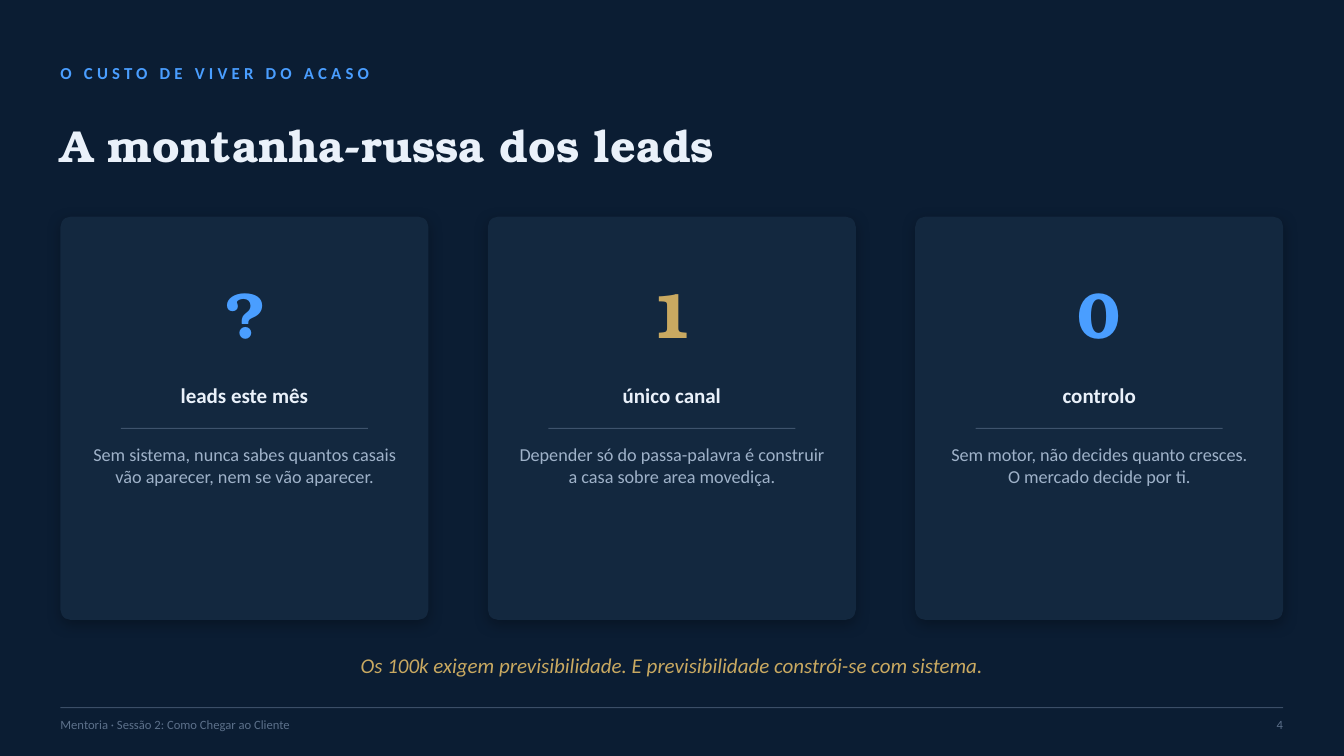
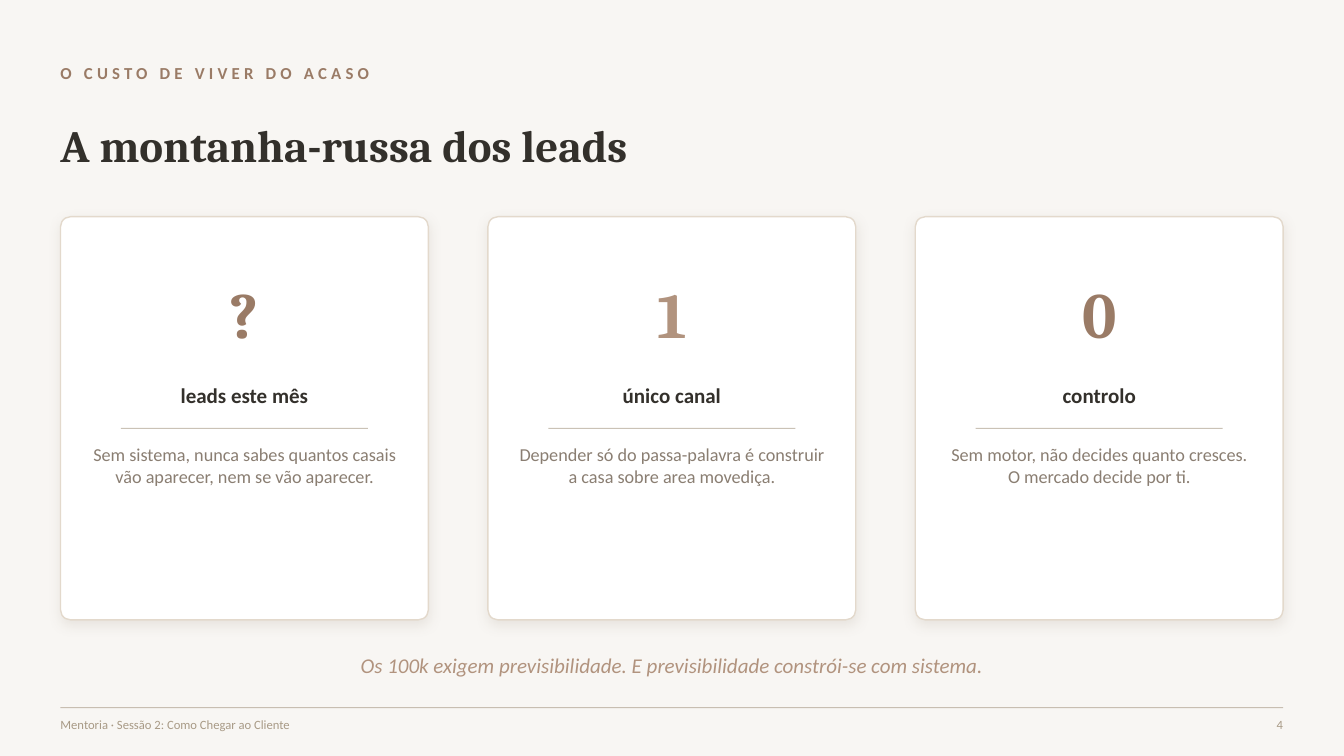
Before and after one commit to geralrlphoto/rl-menu, a slide deck: slide 4 of public/wedding-mentor-files/S2_Atracao.pptx. Drawn at 1344x756 pixels with LibreOffice and Linux fonts; fonts in the diff are those of the drawing. Boxes give left, top, right and bottom in pixels: in the first picture for what was removed or moved away, otherwise in the second. Text is boxed around its words. In the diff, an @@ line names an element or a change of style, - is before the commit and + after.

```diff
--- a/public/wedding-mentor-files/S2_Atracao.pptx
+++ b/public/wedding-mentor-files/S2_Atracao.pptx
@@ background #0B1D33 to #F8F6F3 @@
@@ text "O CUSTO DE VIVER DO ..." at (x1=60, y1=68, x2=369, y2=79): text colour #4A9EFF to #9A7B66 @@
@@ text "A montanha-russa dos leads" at (x1=60, y1=131, x2=627, y2=163): font TeX Gyre Bonum to Cambria, text colour #EAF1FA to #33302B @@
@@ fill #13283F to #FFFFFF; outline none to #E3D9CC 1 pt; shadow changed in 3 elements at (x1=60, y1=217, x2=429, y2=620), (x1=488, y1=217, x2=856, y2=620), (x1=915, y1=217, x2=1284, y2=620) @@
@@ text "?" at (x1=76, y1=252, x2=413, y2=373): font TeX Gyre Bonum to Cambria, text colour #4A9EFF to #9A7B66 @@
@@ text "1" at (x1=657, y1=295, x2=686, y2=338): font TeX Gyre Bonum to Cambria, text colour #C9A961 to #B1937E @@
@@ text "0" at (x1=1082, y1=294, x2=1116, y2=339): font TeX Gyre Bonum to Cambria, text colour #4A9EFF to #9A7B66 @@
@@ text colour #EAF1FA to #33302B in 3 elements at (x1=181, y1=388, x2=308, y2=403), (x1=623, y1=388, x2=721, y2=403), (x1=1063, y1=388, x2=1136, y2=403) @@
@@ line (121, 429) - (368, 429): stroke #5C708A 0.75 pt to #A89A86 0.75 pt @@
@@ line (548, 429) - (796, 429): stroke #5C708A 0.75 pt to #A89A86 0.75 pt @@
@@ text colour #9FB2C9 to #8A7E72 in 3 elements at (x1=93, y1=448, x2=396, y2=486), (x1=520, y1=448, x2=824, y2=486), (x1=951, y1=448, x2=1247, y2=486) @@
@@ line (976, 429) - (1223, 429): stroke #5C708A 0.75 pt to #A89A86 0.75 pt @@
@@ text "Os 100k exigem previsibilidade. E ..." at (x1=361, y1=658, x2=982, y2=677): text colour #C9A961 to #B1937E @@
@@ text "Mentoria · Sessão 2: Como ..." at (x1=60, y1=720, x2=290, y2=731): text colour #5C708A to #A89A86 @@
@@ line (60, 708) - (1284, 708): stroke #5C708A 0.75 pt to #A89A86 0.75 pt @@
@@ text "4" at (x1=1277, y1=721, x2=1283, y2=729): text colour #5C708A to #A89A86 @@
```
Also in this commit, not shown: 19 other slides changed, 7 other files.
